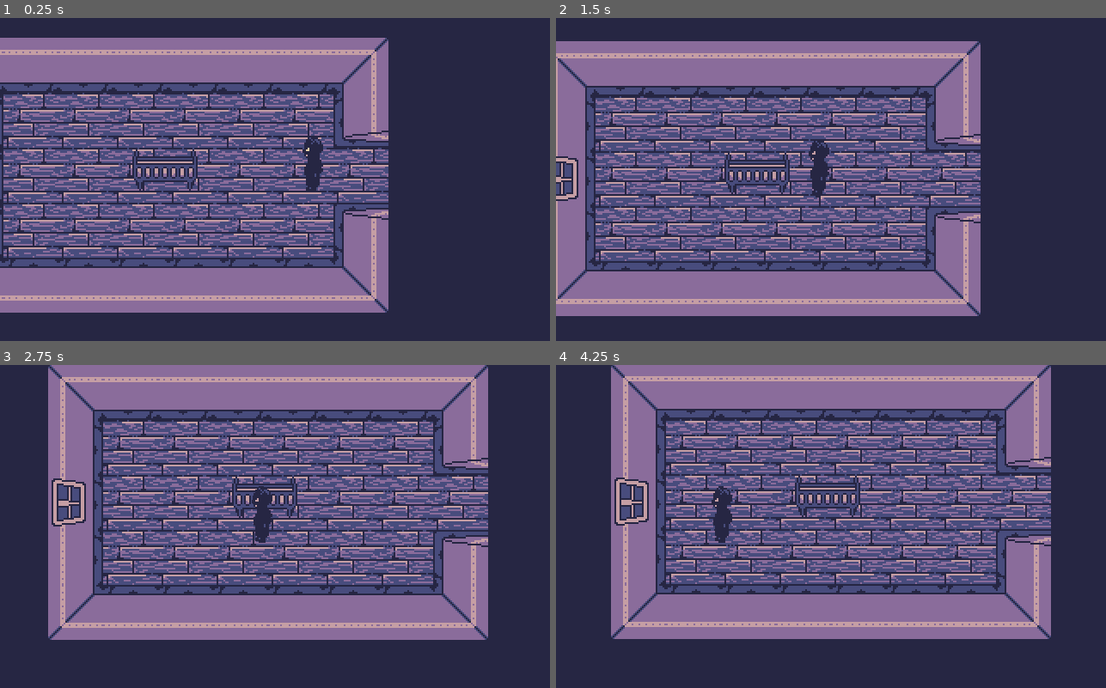
Above: before the commit, frames 1-4 (two rows, left to right).
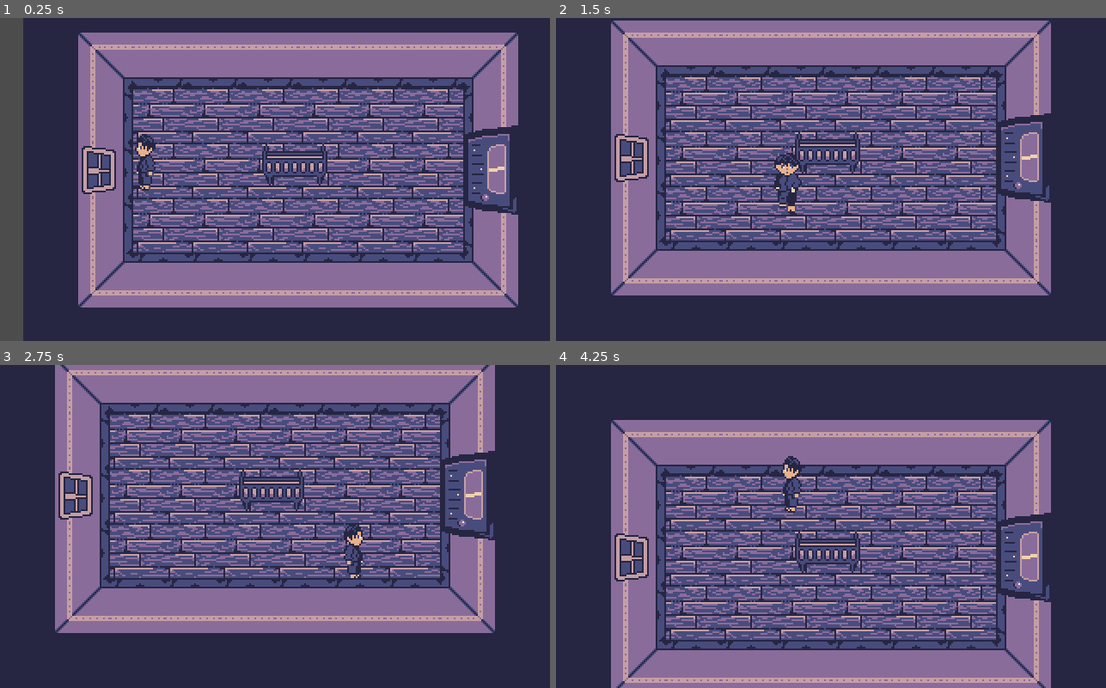
Above: after the commit, the same moments.

Repository: chickendude/dark-pages
Game: Godot game, scene res://Maps/BeccasRoom.tscn
Same seed, same stepped clock (60 frames per second), same inputs: the game is played once before the commit and once after it. This scene is started directly instead of the project's main scene.
Inputs:
- Up to frame 1 (0.25 s): no input
- Up to frame 2 (1.5 s): tap Enter (ui_accept) at 0.5, 0.77 s; hold Right (ui_right) 0.53-1.28 s; hold Down (ui_down) from 1.28 s (still down)
- Up to frame 3 (2.75 s): tap Enter (ui_accept) at 1.52 s; release Down (ui_down) at 2.03 s; hold Right (ui_right) from 2.03 s (still down)
- Up to frame 4 (4.25 s): release Right (ui_right) at 2.78 s; hold Up (ui_up) 2.78-3.53 s; tap Enter (ui_accept) at 3.02, 3.77 s; hold Left (ui_left) from 3.53 s (still down)

The runs differ from the first frame. In frame 1, 59% of the frame differs, in the area x 0-95%, y 0-100%; in frame 2, 59%; in frame 3, 40%; in frame 4, 53%.

Commit message:
Begin preparing to add paths for monster to follow/look for Will.

Diff:
--- /dev/null
+++ b/Characters/BeccasRoom/StepdadMonsterCheckRoom.gd
@@ -0,0 +1,88 @@
+extends StepdadMonster
+
+const Bubble = preload("res://UI/ThoughtBubble.tscn")
+
+
+func _ready():
+    visible = false
+    paused = true
+    yield(get_tree().create_timer(1), "timeout")
+    yield(SoundManager.fade_in(SoundManager.footsteps, 5), "completed")
+    emit_signal("open_door")
+    visible = true
+    yield(get_tree().create_timer(.2), "timeout")
+    paused = false
+
+    var destination = Vector2(32*8,32*3 + 24)
+    position = destination
+    speed = 40
+    SoundManager.play_single(SoundManager.door_open_fast)
+    var tree = get_tree()
+
+    # move to middle of room
+    destination.x -= 32 * 2
+    move_to(destination)
+    yield(self, "destination_reached")
+
+    # move down to crib
+    destination.y += 14
+    move_to(destination)
+    yield(self, "destination_reached")
+
+    # move to window
+    destination.x -= 32 * 3
+    move_to(destination)
+    yield(self, "destination_reached")
+
+
+    yield(tree.create_timer(1), "timeout")
+
+    var thought_bubble : ThoughtBubble = Bubble.instance()
+    thought_bubble.text = '...'
+    thought_bubble.duration = 1
+    add_child(thought_bubble)
+
+    # pause
+    yield(tree.create_timer(2), "timeout")
+
+    set_facing_direction(Vector2.RIGHT)
+    yield(tree.create_timer(1), "timeout")
+
+    destination.x += 32 * 2
+    move_to(destination)
+    yield(self, "destination_reached")
+
+    set_facing_direction(Vector2.UP)
+    yield(tree.create_timer(1), "timeout")
+
+    set_facing_direction(Vector2.RIGHT)
+    yield(wait(), 'completed')
+
+    thought_bubble = Bubble.instance()
+    thought_bubble.text = '!'
+    add_child(thought_bubble)
+    yield(tree.create_timer(2), "timeout")
+
+    speed = 120
+    destination.x += 32
+    move_to(destination)
+    yield(self, "destination_reached")
+    destination.y -= 14
+    destination.x += 32
+    move_to(destination)
+    yield(self, "destination_reached")
+    destination.x += 32 * 2 + 10
+    move_to(destination)
+    yield(self, "destination_reached")
+    SoundManager.stop_loop(SoundManager.footsteps)
+    queue_free()
+
+func wait() -> void:
+    yield(get_tree(), "idle_frame")
+    yield(get_tree(), "idle_frame")
+    yield(get_tree(), "idle_frame")
+    yield(get_tree(), "idle_frame")
+
+func _found_will() -> void:
+    print('found ya')
+    Event.display_text("Ahh! Will is dead!")
--- /dev/null
+++ b/Characters/BeccasRoom/StepdadMonsterCheckRoom.tscn
@@ -0,0 +1,12 @@
+[gd_scene load_steps=4 format=2]
+
+[ext_resource path="res://Characters/BeccasRoom/StepdadMonsterCheckRoom.gd" type="Script" id=1]
+[ext_resource path="res://Characters/StepdadMonster.tscn" type="PackedScene" id=2]
+
+[sub_resource type="AnimationNodeStateMachinePlayback" id=1]
+
+[node name="StepdadMonsterCheckRoom" instance=ExtResource( 2 )]
+script = ExtResource( 1 )
+
+[node name="AnimationTree" parent="." index="2"]
+parameters/playback = SubResource( 1 )
--- a/Characters/StepdadMonster.gd
+++ b/Characters/StepdadMonster.gd
@@ -8,6 +8,7 @@
 onready var raycast = $RayCast2D
 
 var direction := Vector2.ZERO
+var paused := false
 var will_in_range := false
 var will : Will = null
 var destination : Vector2
@@ -15,38 +16,34 @@
 export var speed = 100
 
 signal destination_reached()
+signal open_door()
 
 func _ready():
     var _e = sight_range.connect("body_entered", self, "_player_in_range")
     _e = sight_range.connect("body_exited", self, "_player_out_of_range")
 
 func _physics_process(_delta):
-    if will_in_range:
-        _check_in_sight()
+    if not paused:
+        if will_in_range:
+            _check_in_sight()
 
-    if destination:
-        direction = position.direction_to(destination)
-        if position.distance_to(destination) < 1:
-            direction = Vector2.ZERO
-            emit_signal("destination_reached")
+        if destination:
+            direction = position.direction_to(destination)
+            if position.distance_to(destination) < 1:
+                direction = Vector2.ZERO
+                emit_signal("destination_reached")
 
-    if direction:
-        SoundManager.play_loop(SoundManager.footsteps)
-        animation_state.travel("Walk")
-        _set_animation_direction(direction)
-    else:
-        animation_state.travel("Idle")
-        yield(get_tree().create_timer(.1), "timeout")
-        if not direction:
-            SoundManager.stop_loop(SoundManager.footsteps)
+        if direction:
+            SoundManager.play_loop(SoundManager.footsteps)
+            animation_state.travel("Walk")
+            _set_animation_direction(direction)
+        else:
+            animation_state.travel("Idle")
+            yield(get_tree().create_timer(.1), "timeout")
+            if not direction:
+                SoundManager.stop_loop(SoundManager.footsteps)
 
-    var _e = move_and_slide(direction.normalized() * speed)
-
-func _unhandled_input(_event):
-#    direction.x = Input.get_action_strength("ui_right") - Input.get_action_strength("ui_left")
-#    direction.y = Input.get_action_strength("ui_down") - Input.get_action_strength("ui_up")
-    pass
-
+        var _e = move_and_slide(direction.normalized() * speed)
 
 func set_facing_direction(_direction : Vector2):
     _set_animation_direction(_direction)
@@ -67,7 +64,11 @@
         raycast.cast_to = will.position - position - raycast.position - Vector2(0, 10)
         raycast.force_raycast_update()
         if not raycast.is_colliding():
-            print('Gotcha!')
+            _found_will()
+
+func _found_will() -> void:
+    print('Gotcha!')
+
 
 # signal functions
 
--- a/Cutscenes/BeccasRoomCutscene.gd
+++ b/Cutscenes/BeccasRoomCutscene.gd
@@ -14,6 +14,8 @@
     camera = _camera
 
 func start_cutscene() -> void:
+    yield(get_tree().create_timer(.5), "timeout")
+    return
     # set up
     camera.limit_right = 32 * 13
     remote_transform.remote_path = camera.get_path()
--- a/Maps/BeccasRoom.gd
+++ b/Maps/BeccasRoom.gd
@@ -1,22 +1,27 @@
 extends Node2D
 
 const BeccasRoomCutscene = preload("res://Cutscenes/BeccasRoomCutscene.tscn")
+const StepdadMonsterCheckRoom = preload("res://Characters/BeccasRoom/StepdadMonsterCheckRoom.tscn")
 
 onready var door = $YSort/Furniture/Door
+onready var ysort = $YSort
 
 func _ready():
     if not Event.events[Event.BECCAS_ROOM_CUTSCENE]:
         Event.events[Event.BECCAS_ROOM_CUTSCENE] = true
         # load cutscene
         var cutscene = BeccasRoomCutscene.instance()
-        var ysort = $YSort
         ysort.add_child(cutscene)
         cutscene.load_nodes($YSort/Furniture/Door, $YSort/Will, $Camera2D)
         yield(cutscene.start_cutscene(), 'completed')
+        cutscene.queue_free()
         $YSort/Will.visible = true
     if not Event.events[Event.BECCAS_ROOM_MONSTER_ENTER]:
         print('monster')
-        yield(get_tree().create_timer(5), "timeout")
-        yield(SoundManager.fade_in(SoundManager.footsteps, 10), "completed")
-        door.visible = false
-        SoundManager.play_single(SoundManager.door_open_slow)
+        var monster = StepdadMonsterCheckRoom.instance()
+        monster.connect("open_door", self, "_open_door")
+        ysort.add_child(monster)
+
+func _open_door() -> void:
+    door.visible = false
+    SoundManager.play_single(SoundManager.door_open_slow)
--- a/Maps/BeccasRoom.tscn
+++ b/Maps/BeccasRoom.tscn
@@ -8,9 +8,15 @@
 [ext_resource path="res://Objects/Window.tscn" type="PackedScene" id=6]
 [ext_resource path="res://Objects/Door.tscn" type="PackedScene" id=7]
 [ext_resource path="res://Maps/BeccasRoom.gd" type="Script" id=8]
+[ext_resource path="res://Characters/BeccasRoom/StepdadMonsterCheckRoom.tscn" type="PackedScene" id=9]
 
 [sub_resource type="RectangleShape2D" id=1]
 extents = Vector2( 18, 6 )
+
+[sub_resource type="Curve2D" id=2]
+_data = {
+"points": PoolVector2Array( 0, 0, 0, 0, 296, 114, 0, 0, 0, 0, 238, 116, 0, 0, 0, 0, 163, 139, 0, 0, 0, 0, 159, 127, 0, 0, 0, 0, 192, 126, 0, 0, 0, 0, 191, 93, 0, 0, 0, 0, 154, 89, 0, 0, 0, 0, 122, 92, 0, 0, 0, 0, 123, 129, 0, 0, 0, 0, 185, 136, 0, 0, 0, 0, 296, 114 )
+}
 
 [node name="BeccasRoom" type="Node2D"]
 script = ExtResource( 8 )
@@ -73,3 +79,13 @@
 position = Vector2( 73, 124 )
 limit_left = 0
 limit_bottom = 224
+
+[node name="Path2D" type="Path2D" parent="."]
+curve = SubResource( 2 )
+
+[node name="PathFollow2D" type="PathFollow2D" parent="Path2D"]
+position = Vector2( 296, 114 )
+rotate = false
+loop = false
+
+[node name="StepdadMonsterCheckRoom" parent="Path2D/PathFollow2D" instance=ExtResource( 9 )]
Not shown: 1 places in Maps/BeccasRoom.tscn that only renumber resources
